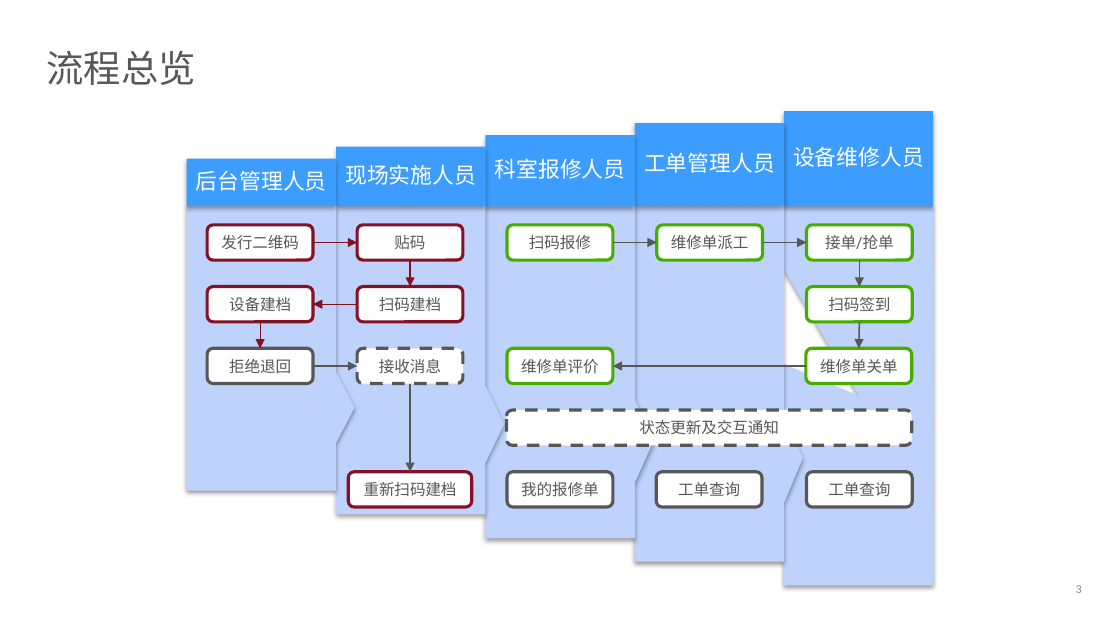
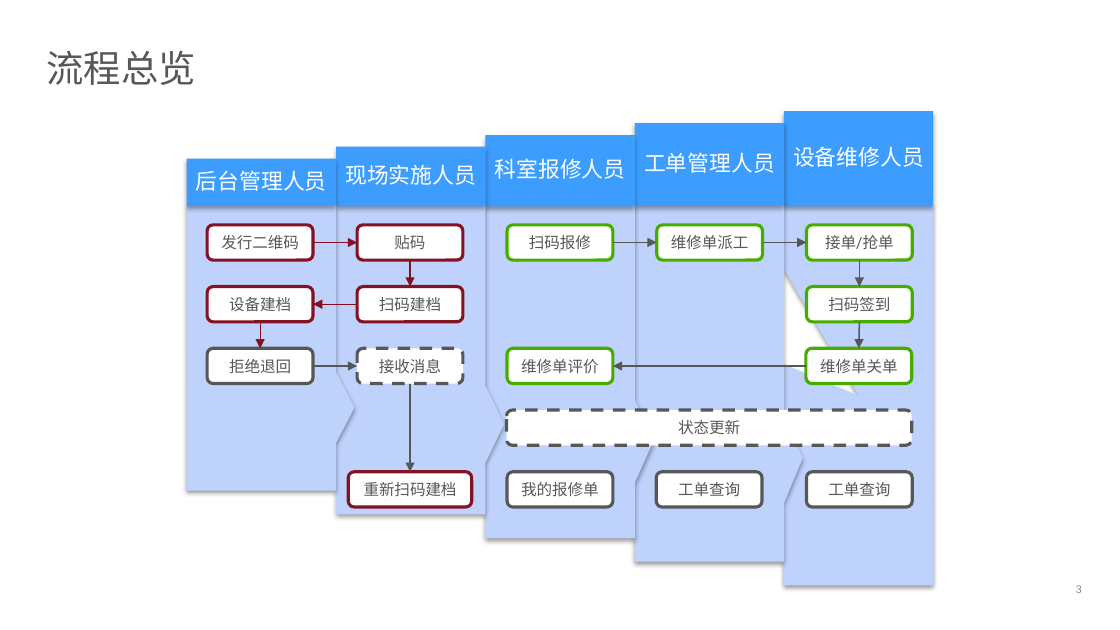
Before and after one commit to devhotmail/APMHome, a slide deck: slide 3 of Document/APM_userstories.pptx. Drawn at 1120x630 pixels with LibreOffice and Linux fonts; fonts in the diff are those of the drawing; background and template pictures are left out. Boxes give left, top, right and bottom in pixels: in the first picture for what was removed or moved away, otherwise in the second. Text is boxed around its words. In the diff, an @@ line names an element or a change of style, - is before the commit and + after.

```diff
--- a/Document/APM_userstories.pptx
+++ b/Document/APM_userstories.pptx
@@ text in rounded rectangle at (678,420,740,434): text changed @@
-状态更新及交互通知
+状态更新
```
Also in this commit, not shown: 2 other slides changed.
